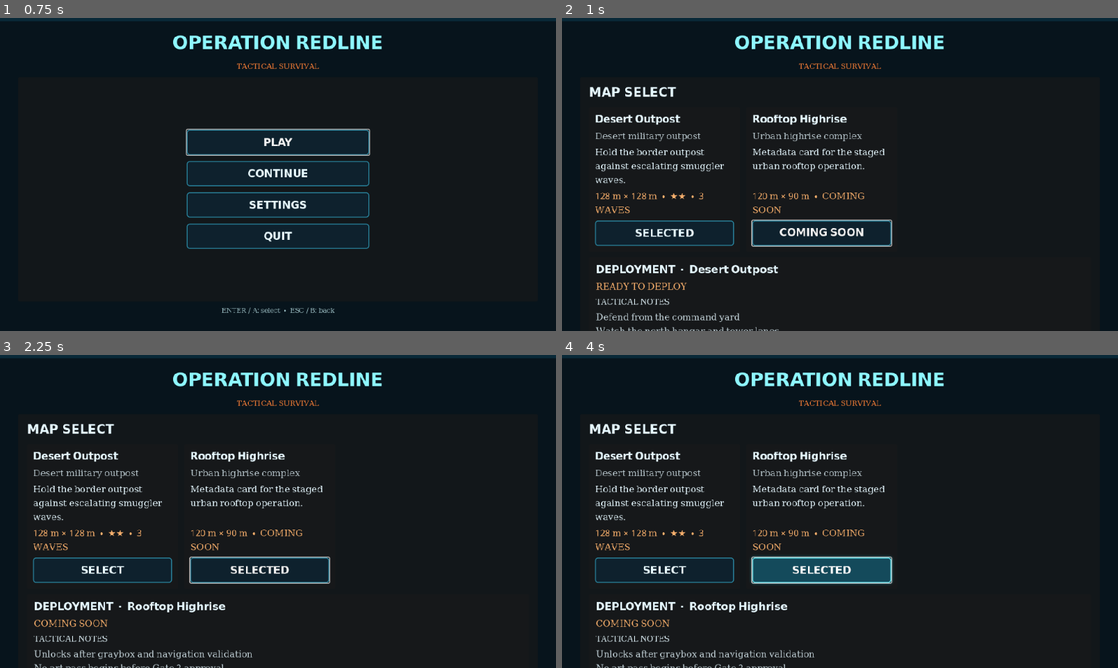
Above: before the commit, frames 1-4 (two rows, left to right).
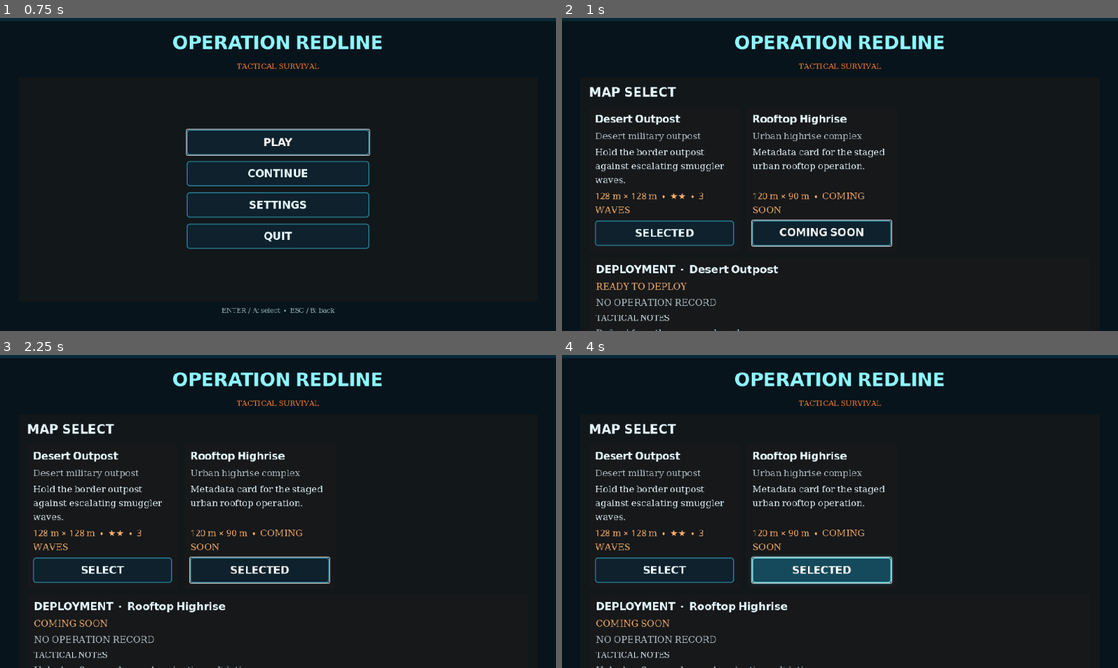
Above: after the commit, the same moments.

Repository: black-glass-dev/2D-Game
Game: Godot game, scene res://scenes/Boot.tscn
Two runs of this game, one before a commit and one after it. Both use one fixed random seed, a clock stepped at 60 frames per second and the inputs below.
Inputs (mouse positions are in pixels of both pictures, inside the frame that each line leads up to):
- Up to frame 1 (0.75 s): tap Enter (redline_menu_accept) at 0.5 s; move the mouse to (400, 158) at 0.52 s; hold D (redline_move_right) from 0.53 s (still down); right-click (400, 158) at 0.6 s; click (400, 158) at 0.67 s
- Up to frame 2 (1 s): keep holding D (redline_move_right); tap Space (redline_jump) at 0.77 s
- Up to frame 3 (2.25 s): release D (redline_move_right) at 1.25 s; click "SELECTED" at 1.25 s; click "COMING SOON" at 2 s
- Up to frame 4 (4 s): click "SELECT" at 2.75 s; tap Enter (redline_menu_accept) at 3.5 s; drag from (728, 527) to (812, 574) at 3.52 s

Frame 1 is identical in both runs. In frame 2, 0.7% of the frame differs, in the area x 6-39%, y 89-100%; in frame 3, 0.9%, in the area x 6-46%, y 89-100%; in frame 4, 0.9%.

Commit message:
feat: persist operation results and end flow
Co-authored-by: arena-agent <297053741+arena-agent@users.noreply.github.com>

Diff:
--- a/data/localization/redline.csv
+++ b/data/localization/redline.csv
@@ -26,6 +26,16 @@
 pause.restart_wave,RESTART WAVE,ওয়েভ আবার শুরু
 pause.map_select,MAP SELECT,ম্যাপ নির্বাচন
 pause.quit_to_desktop,QUIT TO DESKTOP,ডেস্কটপে ফিরুন
+result.mission_complete,MISSION COMPLETE,মিশন সম্পন্ন
+result.mission_failed,MISSION FAILED,মিশন ব্যর্থ
+result.cargo_secured,The cargo is secured.,কার্গো নিরাপদ করা হয়েছে।
+result.redeploying,Redeploy sequence started.,পুনরায় মোতায়েনের প্রক্রিয়া শুরু হয়েছে।
+result.final_score,FINAL SCORE  %05d,চূড়ান্ত স্কোর  %05d
+result.wave,WAVE REACHED  %d,পৌঁছানো ওয়েভ  %d
+result.accuracy,ACCURACY  %d%%,নির্ভুলতা  %d%%
+result.best_score,BEST SCORE  %05d,সর্বোচ্চ স্কোর  %05d
+result.new_best,NEW BEST,নতুন সেরা রেকর্ড
+result.restart_operation,RESTART OPERATION,অপারেশন আবার শুরু
 settings.language,LANGUAGE,ভাষা
 settings.auto,AUTO,স্বয়ংক্রিয়
 settings.graphics,GRAPHICS,গ্রাফিক্স
@@ -86,6 +96,9 @@
 map.legend,TACTICAL NOTES,কৌশলগত নোট
 map.difficulty,DIFFICULTY,কঠিনতা
 map.mode,MODE,মোড
+map.best_score,BEST SCORE,সর্বোচ্চ স্কোর
+map.best_wave,BEST WAVE,সর্বোচ্চ ওয়েভ
+map.no_record,NO OPERATION RECORD,অপারেশনের কোনো রেকর্ড নেই
 map.ready,READY TO DEPLOY,মোতায়েনের জন্য প্রস্তুত
 map.unavailable_detail,This operation cannot launch until its planned systems and review gate are complete.,পরিকল্পিত সিস্টেম ও review gate সম্পূর্ণ না হওয়া পর্যন্ত এই অপারেশন চালু করা যাবে না।
 map.desert_outpost,Desert Outpost,ডেজার্ট আউটপোস্ট
--- a/scripts/boot_flow.gd
+++ b/scripts/boot_flow.gd
@@ -19,6 +19,7 @@
 const SETTINGS_MENU_TEST_ARGUMENT := "--verify-settings-menu"
 const MAP_SELECT_TEST_ARGUMENT := "--verify-map-select"
 const PAUSE_FLOW_TEST_ARGUMENT := "--verify-pause-flow"
+const RESULT_FLOW_TEST_ARGUMENT := "--verify-result-flow"
 
 var active_view: View = View.SPLASH
 var selected_map_id := "MP_DS_01"
@@ -47,7 +48,7 @@
 	LocalizationService.locale_changed.connect(_on_locale_changed)
 	_build_shell()
 	_show_splash()
-	if OS.get_cmdline_user_args().has(BOOT_FLOW_TEST_ARGUMENT) or OS.get_cmdline_user_args().has(PAUSE_FLOW_TEST_ARGUMENT):
+	if OS.get_cmdline_user_args().has(BOOT_FLOW_TEST_ARGUMENT) or OS.get_cmdline_user_args().has(PAUSE_FLOW_TEST_ARGUMENT) or OS.get_cmdline_user_args().has(RESULT_FLOW_TEST_ARGUMENT):
 		call_deferred("_begin_headless_handoff_test")
 	elif OS.get_cmdline_user_args().has(SETTINGS_MENU_TEST_ARGUMENT):
 		call_deferred("_begin_settings_menu_test")
@@ -411,6 +412,14 @@
 	status.text = tr("menu.coming_soon") if map_data.is_coming_soon() else (tr("menu.locked") if not SaveService.is_map_unlocked(map_data.id) else tr("map.ready"))
 	status.add_theme_color_override("font_color", Color("f7b06e"))
 	column.add_child(status)
+	var record := Label.new()
+	var best_result := SaveService.get_best_result(map_data.id)
+	if int(best_result.get("score", 0)) > 0 or int(best_result.get("wave", 0)) > 0:
+		record.text = "%s  %05d   •   %s  %d" % [tr("map.best_score"), int(best_result.get("score", 0)), tr("map.best_wave"), int(best_result.get("wave", 0))]
+	else:
+		record.text = tr("map.no_record")
+	record.modulate.a = 0.78
+	column.add_child(record)
 	var legend_title := Label.new()
 	legend_title.text = tr("map.legend")
 	legend_title.add_theme_font_size_override("font_size", 18)
--- a/scripts/main.gd
+++ b/scripts/main.gd
@@ -11,6 +11,7 @@
 const ADS_GLASS_SHADER := preload("res://assets/shaders/ads_glass.gdshader")
 const REDLINE_THEME := preload("res://ui/theme/redline_theme.tres")
 const PAUSE_FLOW_TEST_ARGUMENT := "--verify-pause-flow"
+const RESULT_FLOW_TEST_ARGUMENT := "--verify-result-flow"
 const PAUSE_CAPTURE_BENGALI_ARGUMENT := "--capture-pause-bengali"
 const PAUSE_CAPTURE_OUTPUT_ARGUMENT := "--pause-screenshot-dir"
 
@@ -61,6 +62,8 @@
 var crouch_button: Button
 var swap_button: Button
 var restart_button: Button
+var end_panel: Control
+var operation_result_recorded := false
 var hud_edit_button: Button
 var movement_stick: TouchJoystick
 var adjustable_controls: Dictionary = {}
@@ -145,6 +148,8 @@
 		call_deferred("_finish_boot_flow_verification")
 	elif OS.get_cmdline_user_args().has(PAUSE_FLOW_TEST_ARGUMENT):
 		call_deferred("_run_pause_flow_verification")
+	elif OS.get_cmdline_user_args().has(RESULT_FLOW_TEST_ARGUMENT):
+		call_deferred("_run_result_flow_verification")
 
 func _finish_boot_flow_verification() -> void:
 	if GameManager.state != GameManager.State.PLAYING or GameManager.selected_map_id != "MP_DS_01":
@@ -312,20 +317,57 @@
 
 func _on_operation_complete() -> void:
 	GameManager.set_state(GameManager.State.MISSION_COMPLETE)
+	var result := _record_operation_result()
 	_set_status("OPERATION COMPLETE")
 	_show_alert("OUTPOST SECURED", 100.0)
 	player.can_control = false
-	_show_end_panel("MISSION COMPLETE", "The cargo is secured. Final score: %05d" % score, Color("8fcf9a"))
+	_show_end_panel(tr("result.mission_complete"), _result_summary(result, true), Color("8fcf9a"))
 
 func _on_player_down() -> void:
 	GameManager.set_state(GameManager.State.GAME_OVER)
+	var result := _record_operation_result()
 	director.stop_operation()
 	damage_flash = 1.0
 	respawn_left = 2.8
 	respawn_last_second = -1
 	_set_status("YOU ARE DOWN")
 	_show_alert("REDEPLOYING", 2.5)
-	_show_end_panel("MISSION FAILED", "Redeploy sequence started.", Color("ed8a74"))
+	_show_end_panel(tr("result.mission_failed"), _result_summary(result, false), Color("ed8a74"))
+
+func _record_operation_result() -> Dictionary:
+	if operation_result_recorded:
+		return SaveService.get_best_result(GameManager.selected_map_id)
+	var map_id: String = GameManager.selected_map_id
+	var previous := SaveService.get_best_result(map_id)
+	var best := SaveService.set_best_result(map_id, score, _current_wave_number())
+	operation_result_recorded = true
+	return {
+		"score": score,
+		"wave": _current_wave_number(),
+		"accuracy": _accuracy_percent(),
+		"best_score": int(best.get("score", 0)),
+		"best_wave": int(best.get("wave", 0)),
+		"new_best": score > int(previous.get("score", 0)) or _current_wave_number() > int(previous.get("wave", 0)),
+	}
+
+func _current_wave_number() -> int:
+	return director.current_wave if director != null else 0
+
+func _accuracy_percent() -> int:
+	return roundi(float(hits) / float(maxi(shots, 1)) * 100.0)
+
+func _result_summary(result: Dictionary, completed: bool) -> String:
+	var outcome := tr("result.cargo_secured") if completed else tr("result.redeploying")
+	var lines := [
+		outcome,
+		tr("result.final_score") % int(result.get("score", score)),
+		tr("result.wave") % int(result.get("wave", _current_wave_number())),
+		tr("result.accuracy") % int(result.get("accuracy", _accuracy_percent())),
+		tr("result.best_score") % int(result.get("best_score", score)),
+	]
+	if bool(result.get("new_best", false)):
+		lines.append(tr("result.new_best"))
+	return "\n".join(lines)
 
 func _update_respawn(delta: float) -> void:
 	if respawn_left <= 0.0:
@@ -388,8 +430,7 @@
 
 func _update_accuracy() -> void:
 	if accuracy_label != null:
-		var percentage := 0 if shots == 0 else int(round(float(hits) * 100.0 / float(shots)))
-		accuracy_label.text = "ACC  %d%%" % percentage
+		accuracy_label.text = "ACC  %d%%" % _accuracy_percent()
 
 func _set_status(message: String) -> void:
 	if status_label != null:
@@ -789,6 +830,26 @@
 	print("PAUSE_FLOW_PASS state=", GameManager.state)
 	get_tree().quit()
 
+func _run_result_flow_verification() -> void:
+	await get_tree().process_frame
+	GameManager.select_map("M3_RESULT_VERIFY")
+	score = 275
+	shots = 10
+	hits = 7
+	director.current_wave = 3
+	_on_operation_complete()
+	var saved_result := SaveService.get_best_result("M3_RESULT_VERIFY")
+	if GameManager.state != GameManager.State.MISSION_COMPLETE or end_panel == null or not end_panel.visible:
+		push_error("Result-flow verification could not present the mission-complete state.")
+		get_tree().quit(1)
+		return
+	if int(saved_result.get("score", 0)) != 275 or int(saved_result.get("wave", 0)) != 3:
+		push_error("Result-flow verification could not persist the best score and wave.")
+		get_tree().quit(1)
+		return
+	print("RESULT_FLOW_PASS score=", saved_result.get("score", 0), " wave=", saved_result.get("wave", 0))
+	get_tree().quit()
+
 func _pause_capture_directory() -> String:
 	var args := OS.get_cmdline_user_args()
 	for index in range(args.size() - 1):
@@ -1194,15 +1255,24 @@
 	config.save(HUD_LAYOUT_FILE)
 
 func _show_end_panel(title: String, description: String, tint: Color) -> void:
-	var panel := ColorRect.new()
-	panel.name = "EndPanel"
-	panel.color = Color(0.025, 0.04, 0.035, 0.86)
-	panel.set_anchors_and_offsets_preset(Control.PRESET_FULL_RECT)
-	hud.add_child(panel)
-	_label(title, Vector2(-260, -85), Vector2(520, 42), 30, tint, Control.PRESET_CENTER, HORIZONTAL_ALIGNMENT_CENTER)
-	_label(description, Vector2(-290, -32), Vector2(580, 35), 17, Color("e6dcc1"), Control.PRESET_CENTER, HORIZONTAL_ALIGNMENT_CENTER)
-	restart_button = _button("RESTART OPERATION", Vector2(-128, 28), Vector2(256, 56), Control.PRESET_CENTER, Color("596d52"))
+	if end_panel != null and is_instance_valid(end_panel):
+		end_panel.queue_free()
+	end_panel = Control.new()
+	end_panel.name = "Operation Result"
+	end_panel.set_anchors_and_offsets_preset(Control.PRESET_FULL_RECT)
+	hud.add_child(end_panel)
+	var shade := ColorRect.new()
+	shade.color = Color(0.025, 0.04, 0.035, 0.86)
+	shade.set_anchors_and_offsets_preset(Control.PRESET_FULL_RECT)
+	shade.mouse_filter = Control.MOUSE_FILTER_IGNORE
+	end_panel.add_child(shade)
+	_label(title, Vector2(-300, -134), Vector2(600, 42), 30, tint, Control.PRESET_CENTER, HORIZONTAL_ALIGNMENT_CENTER, end_panel)
+	var summary := _label(description, Vector2(-300, -78), Vector2(600, 132), 17, Color("e6dcc1"), Control.PRESET_CENTER, HORIZONTAL_ALIGNMENT_CENTER, end_panel)
+	summary.autowrap_mode = TextServer.AUTOWRAP_WORD_SMART
+	summary.vertical_alignment = VERTICAL_ALIGNMENT_CENTER
+	restart_button = _button(tr("result.restart_operation"), Vector2(-140, 72), Vector2(280, 58), Control.PRESET_CENTER, Color("596d52"), end_panel)
 	restart_button.pressed.connect(_restart)
+	restart_button.call_deferred("grab_focus")
 
 func _restart() -> void:
 	get_tree().reload_current_scene()
@@ -1212,7 +1282,7 @@
 	if aim_button != null:
 		aim_button.text = "◉\nAIM" if touch_aim else _button_display_text("AIM")
 
-func _label(text_value: String, position_offset: Vector2, control_size: Vector2, font_size: int, color: Color, preset := Control.PRESET_TOP_LEFT, alignment := HORIZONTAL_ALIGNMENT_LEFT) -> Label:
+func _label(text_value: String, position_offset: Vector2, control_size: Vector2, font_size: int, color: Color, preset := Control.PRESET_TOP_LEFT, alignment := HORIZONTAL_ALIGNMENT_LEFT, parent: Control = null) -> Label:
 	var label := Label.new()
 	label.text = text_value
 	label.add_theme_font_size_override("font_size", font_size)
@@ -1222,7 +1292,10 @@
 	label.size = control_size
 	label.set_anchors_preset(preset)
 	label.mouse_filter = Control.MOUSE_FILTER_IGNORE
-	hud.add_child(label)
+	if parent == null:
+		hud.add_child(label)
+	else:
+		parent.add_child(label)
 	return label
 
 func _button(text_value: String, position_offset: Vector2, control_size: Vector2, preset: int, color: Color, parent: Control = null) -> Button:
@@ -1235,6 +1308,7 @@
 		hud.add_child(button)
 	else:
 		button.position = position_offset
+		button.set_anchors_preset(preset)
 		parent.add_child(button)
 	var is_primary_fire := text_value == "FIRE"
 	var is_action_button := parent == controls_root
--- a/scripts/services/save_service.gd
+++ b/scripts/services/save_service.gd
@@ -48,17 +48,19 @@
 func get_last_map() -> String:
 	return str(data.get("last_map", "MP_DS_01"))
 
-func set_best_result(map_id: String, score: int, wave: int) -> void:
+func set_best_result(map_id: String, score: int, wave: int) -> Dictionary:
 	if map_id.is_empty():
-		return
+		return {"score": 0, "wave": 0}
 	var best_results: Dictionary = data.get("best_results", {}).duplicate(true)
 	var previous: Dictionary = best_results.get(map_id, {})
-	best_results[map_id] = {
+	var result := {
 		"score": maxi(score, int(previous.get("score", 0))),
 		"wave": maxi(wave, int(previous.get("wave", 0))),
 	}
+	best_results[map_id] = result
 	data["best_results"] = best_results
 	_commit()
+	return result.duplicate(true)
 
 func get_best_result(map_id: String) -> Dictionary:
 	var best_results: Dictionary = data.get("best_results", {})
Not shown, changed: docs/DESIGN_DECISIONS.md
